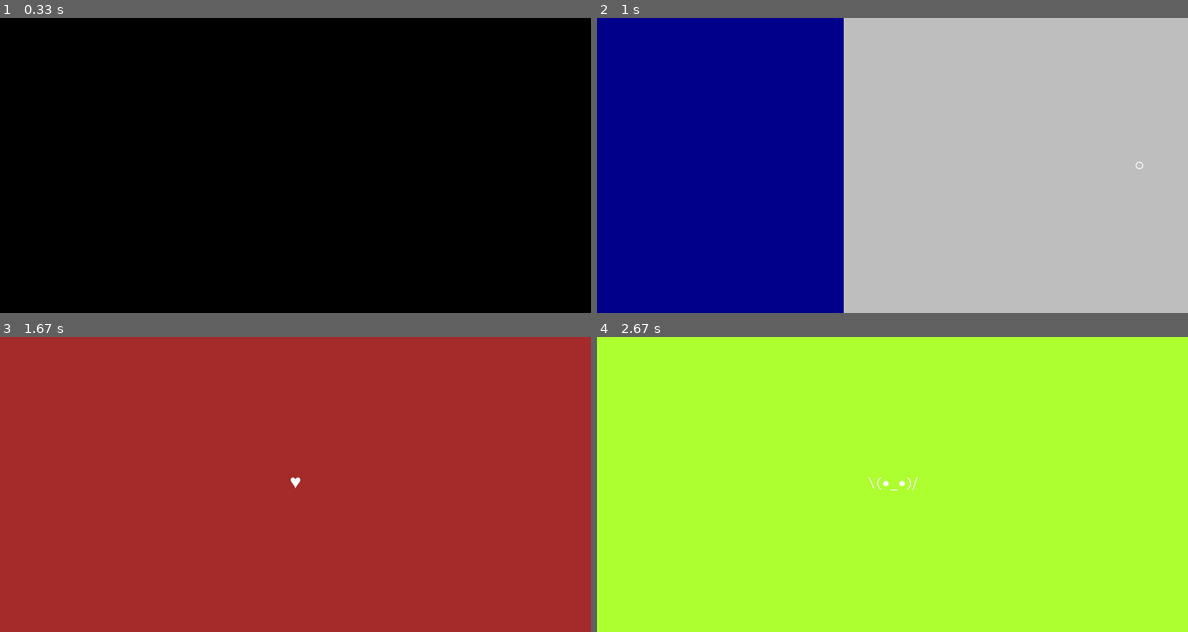
Above: before the commit, frames 1-4 (two rows, left to right).
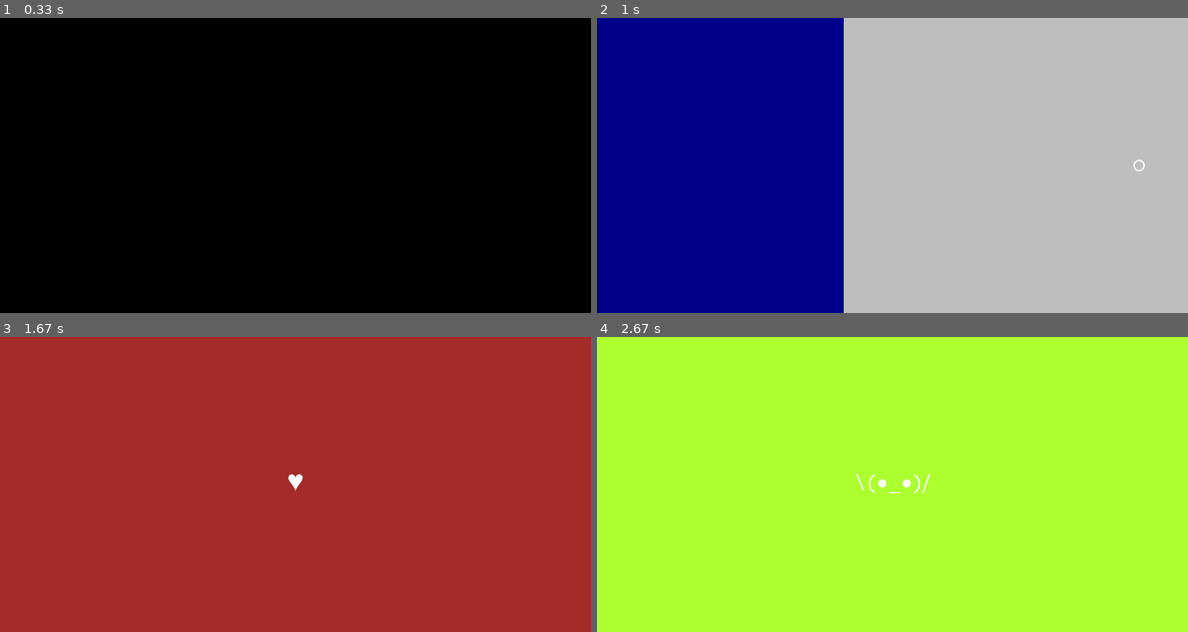
Above: after the commit, the same moments.

Repository: dangodangazu/pygame-ce-stuff
Game: pygame game, started from examples/card_animation.py
Two runs of this game, one before a commit and one after it. Both use one fixed random seed, a clock stepped at 60 frames per second and the inputs below.
Inputs:
- Up to frame 1 (0.33 s): no input
- Up to frame 2 (1 s): hold Left 0.33-0.87 s; hold Left from 0.9 s (still down)
- Up to frame 3 (1.67 s): release Left at 1.3 s; hold Left from 1.33 s (still down)
- Up to frame 4 (2.67 s): release Left at 1.8 s; hold Left 1.83-2.37 s; hold Left from 2.4 s (still down)

Frame 1 is identical in both runs. In frame 2, less than 0.1% of the frame differs, in the area x 90-93%, y 48-52%; in frame 3, less than 0.1%; in frame 4, 0.2%, in the area x 43-57%, y 46-53%.

Commit message:
Update card_animation.py

Diff:
--- a/examples/card_animation.py
+++ b/examples/card_animation.py
@@ -6,7 +6,7 @@
 screen = pygame.display.set_mode((800,400))
 pygame.display.set_caption('card animation')
 clock = pygame.time.Clock()
-font = pygame.font.SysFont('Century Gothic',20)
+font = pygame.font.SysFont('Century Gothic',30)
 
 # Creating the symbols and colors for our cards
 texts = [
